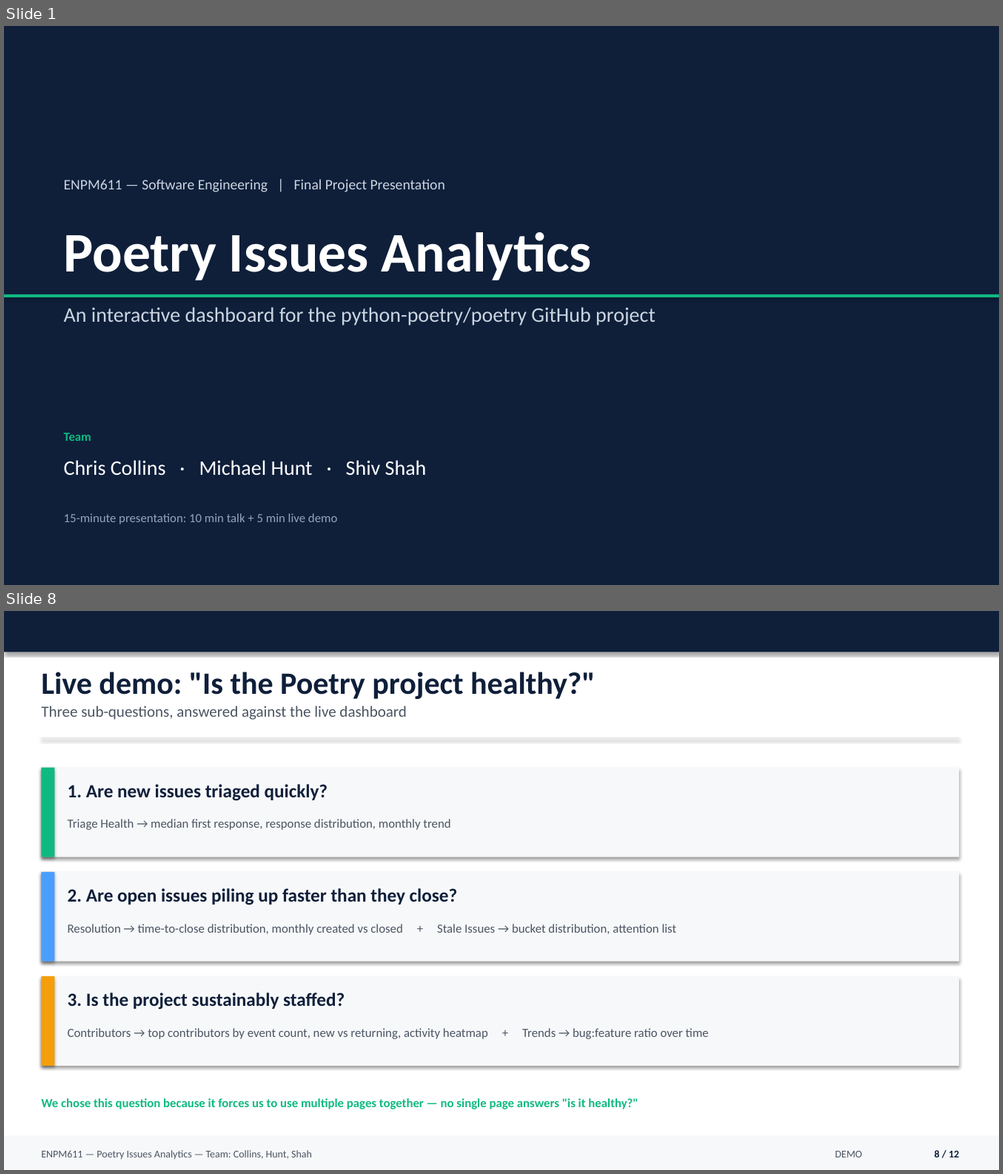
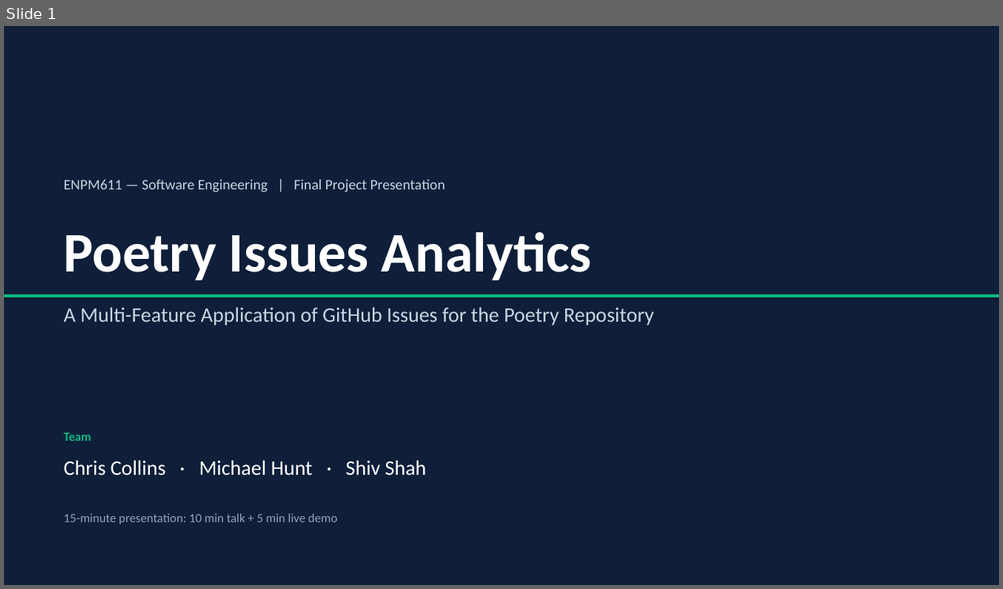
Before and after one commit to shivshahh/enpm611-project, a slide deck: presentation/ENPM611_Final_Presentation.pptx. Shown one above the other, each under a label of ours: slides 1 and 8 before the commit, slide 1 after it; the slides between them are not shown. The pictures are 1003x1174 and 1003x589 pixels, drawn with LibreOffice and Linux fonts; fonts in the diff are those of the drawing. Boxes give left, top, right and bottom in pixels: in the first picture for what was removed or moved away, otherwise in the second. Text is boxed around its words. In the diff, an @@ line names an element or a change of style, - is before the commit and + after.

```diff
--- a/presentation/ENPM611_Final_Presentation.pptx
+++ b/presentation/ENPM611_Final_Presentation.pptx
@@ slide 8 removed at bbox=[4, 611, 999, 1170], background #FFFFFF @@
@@ rectangle removed at bbox=[4, 611, 999, 652] @@
@@ text removed at bbox=[41, 672, 595, 699] @@
-Live demo: "Is the Poetry project healthy?"
@@ text removed at bbox=[41, 706, 406, 720] @@
-Three sub-questions, answered against the live dashboard
@@ rectangle removed at bbox=[41, 738, 959, 739] @@
@@ rectangle removed at bbox=[41, 768, 959, 857] @@
@@ rectangle removed at bbox=[41, 768, 55, 857] @@
@@ text removed at bbox=[68, 784, 328, 801] @@
-1. Are new issues triaged quickly?
@@ text removed at bbox=[68, 819, 450, 830] @@
-Triage Health → median first response, response distribution, monthly trend
@@ rectangle removed at bbox=[41, 872, 959, 962] @@
@@ rectangle removed at bbox=[41, 872, 55, 962] @@
@@ text removed at bbox=[68, 889, 458, 906] @@
-2. Are open issues piling up faster than they close?
@@ text removed at bbox=[68, 924, 677, 935] @@
-Resolution → time-to-close distribution, monthly created vs closed + Stale Issues → bucket distribution, attention list
@@ rectangle removed at bbox=[41, 977, 959, 1066] @@
@@ rectangle removed at bbox=[41, 977, 55, 1066] @@
@@ text removed at bbox=[68, 993, 344, 1010] @@
-3. Is the project sustainably staffed?
@@ text removed at bbox=[68, 1028, 708, 1039] @@
-Contributors → top contributors by event count, new vs returning, activity heatmap + Trends → bug:feature ratio over time
@@ text removed at bbox=[41, 1099, 637, 1110] @@
-We chose this question because it forces us to use multiple pages together — no single page answers "is it healthy?"
@@ rectangle removed at bbox=[4, 1137, 999, 1170] @@
@@ text removed at bbox=[41, 1150, 312, 1159] @@
-ENPM611 — Poetry Issues Analytics — Team: Collins, Hunt, Shah
@@ text removed at bbox=[835, 1151, 862, 1158] @@
-DEMO
@@ text removed at bbox=[934, 1150, 959, 1158] @@
-8 / 12
@@ slide 1 changed as well @@
@@ text at bbox=[64, 307, 654, 326]: text changed @@
-An interactive dashboard for the python-poetry/poetry GitHub project
+A Multi-Feature Application of GitHub Issues for the Poetry Repository
```
Also in this commit, not shown: 4 other slides changed, 4 slides added, 6 other slides removed.
